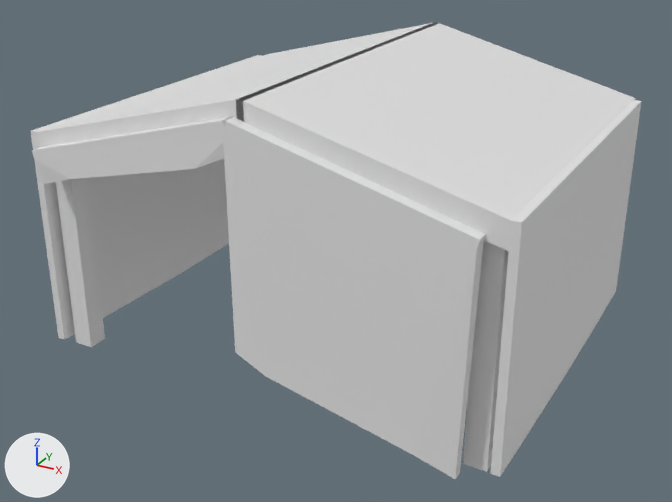
One commit to the Blender file LD59/Assets/Models/Tent.blend: the scene before it, then after it.
The view is the same before and after, from a 50 mm lens placed at (4.9, -9.35, 5.03), pointed at (-0.04, -0.36, 0.54). Lighting does not change. The marker at lower left points along +X, +Y and +Z. The first picture is the older version.

Before the edit, the objects in view are built like this:
```python
me_cube = bpy.data.meshes.new('Cube')
me_cube.from_pydata(...)  # a box spanning x -0.24..0.24, y -0.72..-0.25, z -1.0..4.12
me_cube.materials.append(mat_material)  # white #e7e7e7
me_cube_001 = bpy.data.meshes.new('Cube.001')
me_cube_001.from_pydata(...)  # 60 vertices, 58 faces; spans x -21.2..0.3, y -1.3..1.4, z -23.7..1.0
me_cube_002 = bpy.data.meshes.new('Cube.002')
me_cube_002.from_pydata(...)  # 16 vertices, 12 faces; spans x -0.66..1.0, y -1.09..1.0, z 0.6..1.0
me_cube_003 = bpy.data.meshes.new('Cube.003')
me_cube_003.from_pydata(...)  # 16 vertices, 18 faces; spans x -1.0..1.0, y -1.09..1.0, z -1.36..1.0
ob_cube = bpy.data.objects.new('Cube', me_cube)
ob_cube.location = (2.5, -1.83, 0.0)
ob_cube.scale = (0.51, 0.51, 0.51)
_m = ob_cube.modifiers.new('Mirror', 'MIRROR')
_m.use_axis = (True, True, False)
_m.mirror_object = ob_cube_001
ob_cube_001 = bpy.data.objects.new('Cube.001', me_cube_001)
ob_cube_001.location = (0.0, 0.0, 2.69)
ob_cube_001.scale = (0.131, 1.71, 0.141)
_m = ob_cube_001.modifiers.new('Mirror', 'MIRROR')
ob_cube_002 = bpy.data.objects.new('Cube.002', me_cube_002)
ob_cube_002.location = (-1.37, -2.37, 1.23)
ob_cube_002.rotation_euler = (0.0, -0.261, 0.0)  # degrees (0, -15, 0)
ob_cube_002.scale = (1.6, 0.0819, 1.05)
ob_cube_003 = bpy.data.objects.new('Cube.003', me_cube_003)
ob_cube_003.location = (1.2, -2.37, 1.23)
ob_cube_003.rotation_euler = (0.0, -0.261, 3.142)  # degrees (0, -15, 180)
ob_cube_003.scale = (1.6, 0.0819, 1.05)
```
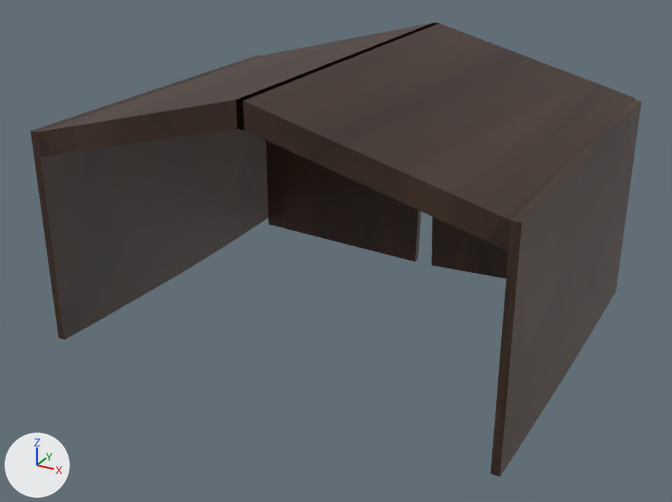
Boxes [x1, y1, x2, y2] around the edits, measured in the pictures (672 x 502 px):
'Cube.001', recoloured (darker): [30, 23, 641, 477] in both
'Cube.003', hidden: before [223, 117, 486, 479]
'Cube', hidden (mostly hidden): before [56, 178, 508, 472]
'Cube.002', hidden: before [32, 117, 232, 184]

What changed in the scene script:
```text
Add img_tree_text_png:
    img_tree_text_png = load_image('tree_text.png', '../Images/tree_text.png', 128, 128, 'sRGB')
Add mat_material_001:
    mat_material_001 = principled_material('Material.001')
    mat_material_001.texture = img_tree_text_png  # with its transparency
Change me_cube_001:
    where me_cube_001.from_pydata(...)  # 60 vertices, 58 faces; spans x -21.2..0.3, y -1.3..1.4, z -23.7..1.0
    add me_cube_001.materials.append(mat_material_001)  # picture img_tree_text_png
Change ob_cube:
    add ob_cube.hide_set(True)
Change ob_cube_002:
    add ob_cube_002.hide_set(True)
Change ob_cube_003:
    add ob_cube_003.hide_set(True)
```
